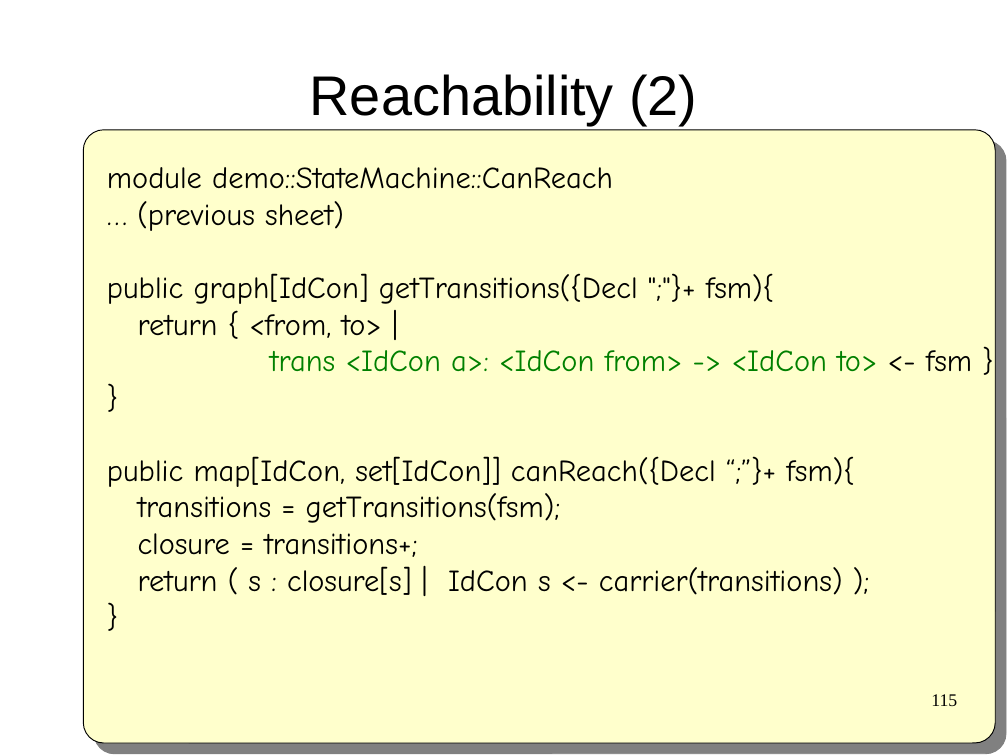
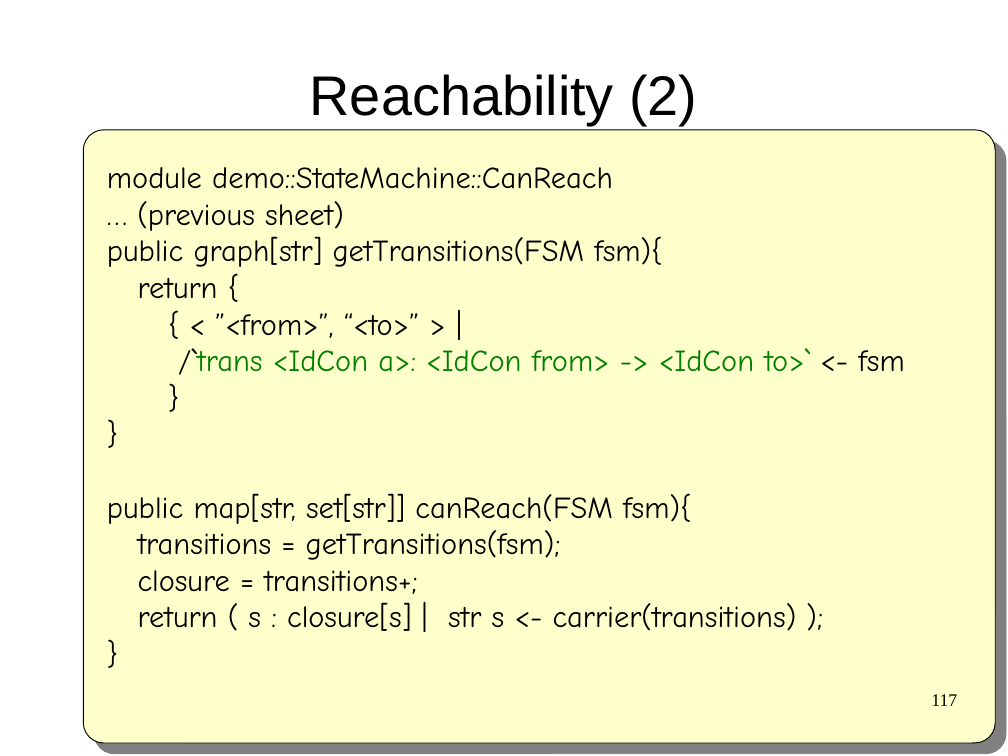
Before and after one commit to cwi-swat/meta-environment, a slide deck: slide 117 of meta-doc/analysis/rascal-slides/rascal-slides.odp (slide 115 before the commit). Drawn at 1008x756 pixels with LibreOffice and Linux fonts; fonts in the diff are those of the drawing; background and template pictures are left out. Boxes give left, top, right and bottom in pixels: in the first picture for what was removed or moved away, otherwise in the second. Text is boxed around its words. In the diff, an @@ line names an element or a change of style, - is before the commit and + after.

```diff
--- a/meta-doc/analysis/rascal-slides/rascal-slides.odp
+++ b/meta-doc/analysis/rascal-slides/rascal-slides.odp
@@ text at (x1=107, y1=236, x2=904, y2=375): text changed @@
-public graph[IdCon] getTransitions({Decl ";"}+ fsm){
-return { <from, to> |
-trans <IdCon a>: <IdCon from> -> <IdCon to> <- fsm }
+public graph[str] getTransitions(FSM fsm){
+return {
+{ < ”<from>”, “<to>” > |
+/`trans <IdCon a>: <IdCon from> -> <IdCon to>` <- fsm
@@ text at (x1=107, y1=493, x2=691, y2=524): text changed @@
-public map[IdCon, set[IdCon]] canReach({Decl “;”}+ fsm){
+}
+public map[str, set[str]] canReach(FSM fsm){
@@ text at (x1=138, y1=602, x2=797, y2=631): text changed @@
-return ( s : closure[s] | IdCon s <- carrier(transitions) );
+return ( s : closure[s] | str s <- carrier(transitions) );
@@ page number at (x1=931, y1=694, x2=957, y2=706): text changed @@
-115
+117
```
Also in this commit, not shown: 12 other slides changed, 3 slides added, 1 slide removed.
